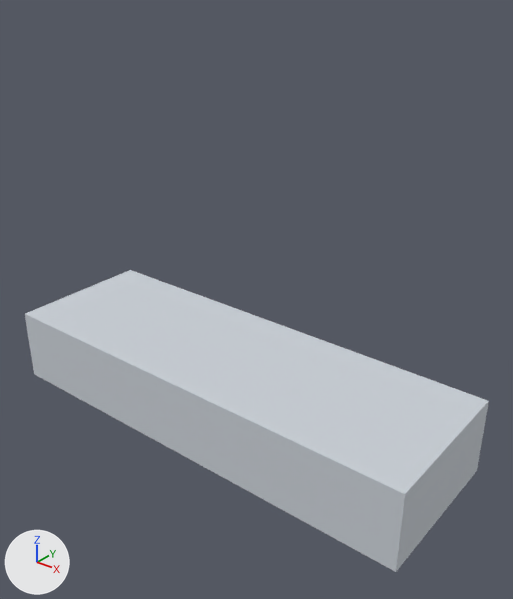
Two versions of the FBX model Assets/Integrante4/Art/Grecia/grecia_ship.fbx, one commit apart.
Camera for both pictures: a 50 mm camera at (5.18, -5.97, 5.08) aimed at (0.42, -0.01, 1.39). The axes (+X, +Y, +Z) are drawn at lower left. The lights are the same throughout. The older version comes first.

In view in the first picture: 'grecia_ship'.
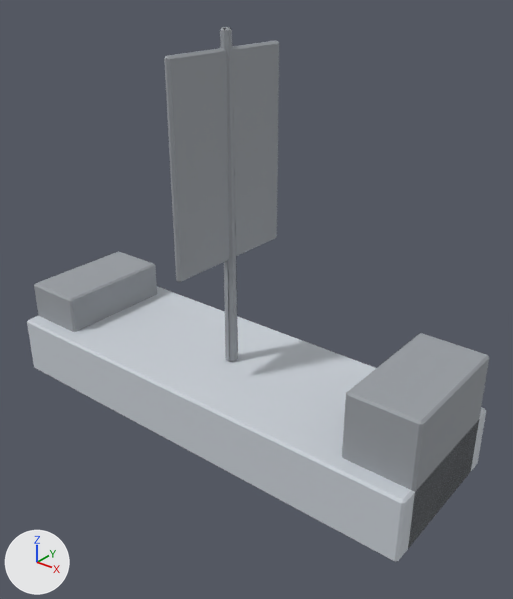
The change, as a diff of the scene's bpy script:
```diff
--- a/Assets/Integrante4/Art/Grecia/grecia_ship.fbx.py
+++ b/Assets/Integrante4/Art/Grecia/grecia_ship.fbx.py
@@ mat_grecia_trim @@
+mat_grecia_trim = principled_material('grecia_trim')
+mat_grecia_trim.base_color = (0.326, 0.348, 0.374)  # grey #9b9fa5
+mat_grecia_trim.roughness = 0.85
@@ me_cubo_003 @@
 # used by ob_grecia_ship; location = (0.0, 0.0, 0.0)
-me_cubo_003.from_pydata(...)  # 8 vertices, 6 faces; spans x -3.0..3.0, y -1.0..1.0, z -0.5..0.5
+me_cubo_003.from_pydata(...)  # 140 vertices, 146 faces; spans x -3.0..3.0, y -0.4..4.4, z -1.0..1.0
+# me_cubo_003 part 1: the whole mesh is rebuilt
 me_cubo_003.materials.append(mat_grecia_matte)
+me_cubo_003.materials.append(mat_grecia_trim)  # grey #9b9fa5
@@ ob_grecia_ship @@
 ob_grecia_ship.location = (0.0, 0.0, 0.0)
+ob_grecia_ship.rotation_euler = (1.571, 0.0, 0.0)  # degrees (90, 0, 0)
```

What differs and where, as boxes (x1, y1, x2, y2) in the pictures (513 x 599 px):
'grecia_ship', reshaped, turned
    before: (25, 270, 489, 572)
    after: (27, 27, 489, 562)
